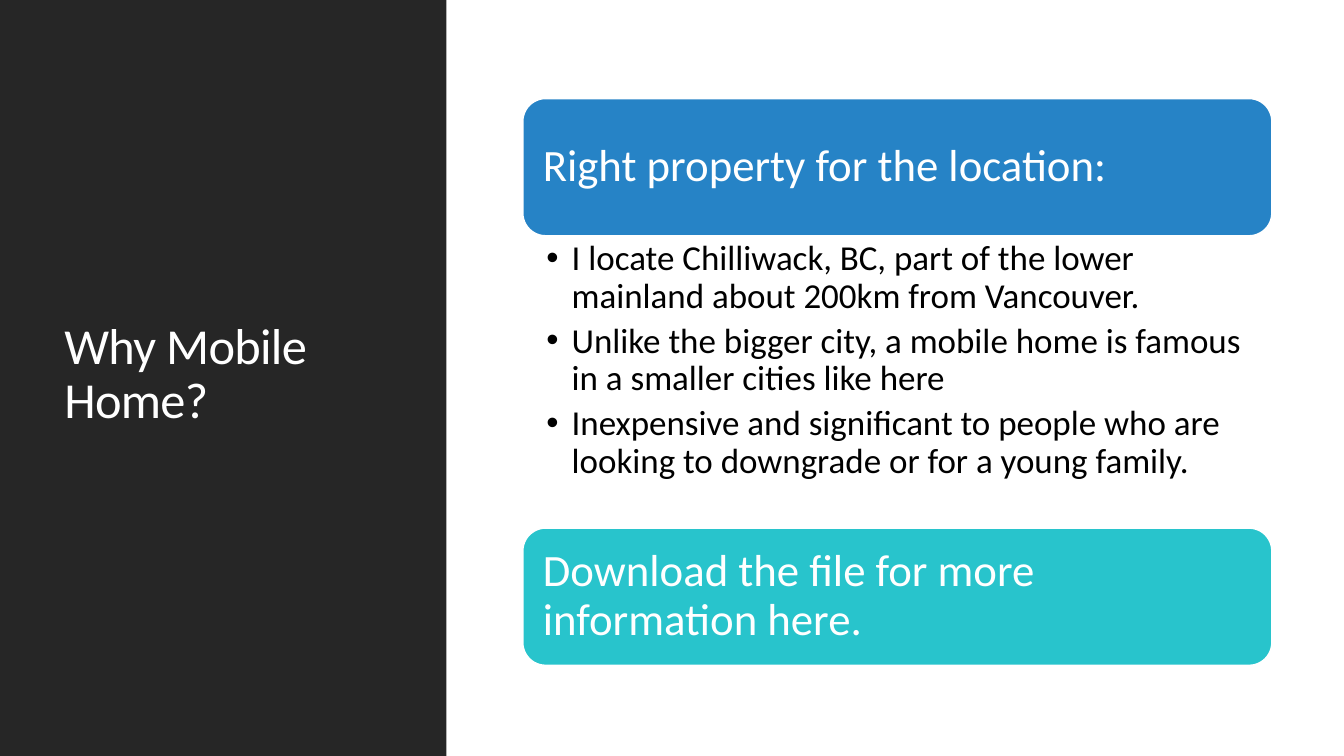
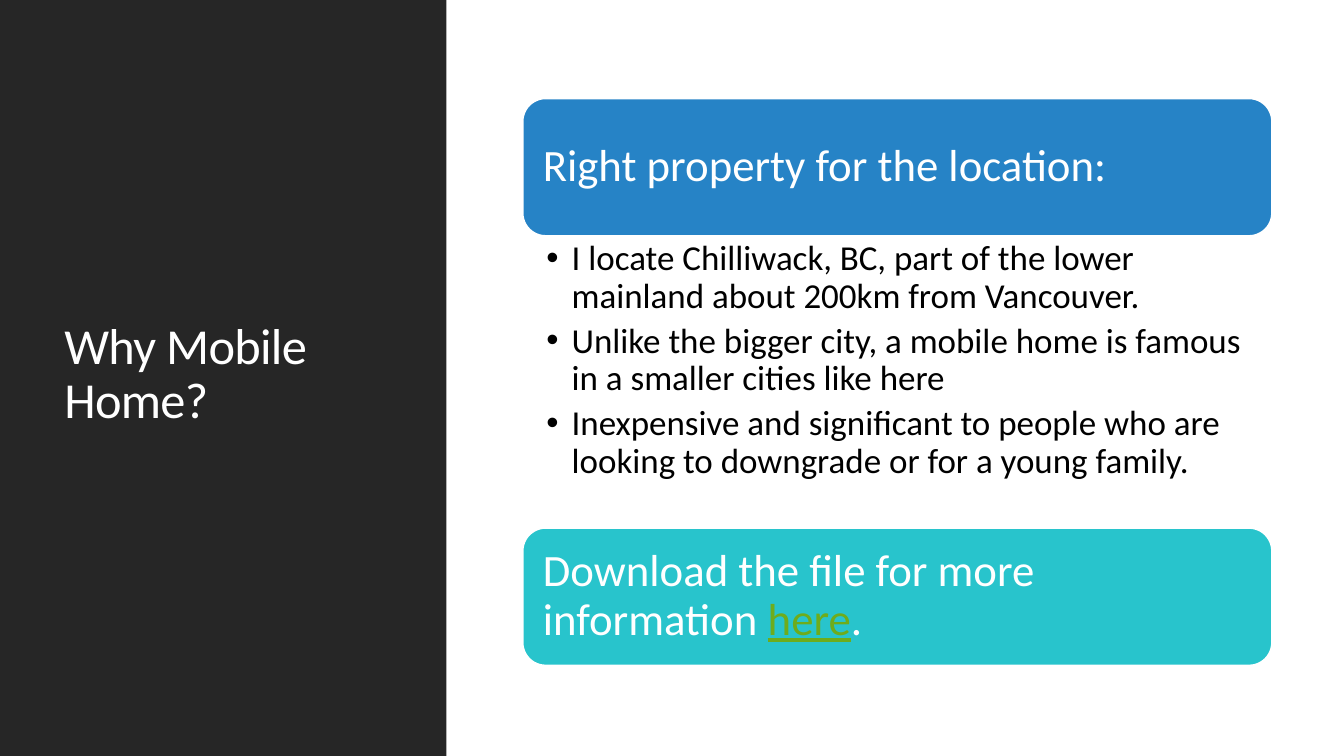
Before and after one commit to masaichig0/MobileHomePresentation, a slide deck: slide 2 of MobileHomeFlippingBusiness.pptx. Drawn at 1344x756 pixels with LibreOffice and Linux fonts; fonts in the diff are those of the drawing. Boxes give left, top, right and bottom in pixels: in the first picture for what was removed or moved away, otherwise in the second. Text is boxed around its words. In the diff, an @@ line names an element or a change of style, - is before the commit and + after.

```diff
--- a/MobileHomeFlippingBusiness.pptx
+++ b/MobileHomeFlippingBusiness.pptx
@@ text "Download the file for more ..." at box(543, 555, 1035, 642): text colour #FFFFFF to #6EAC1C, underline on in "here." @@
```
Also in this commit, not shown: 1 other slide changed.
